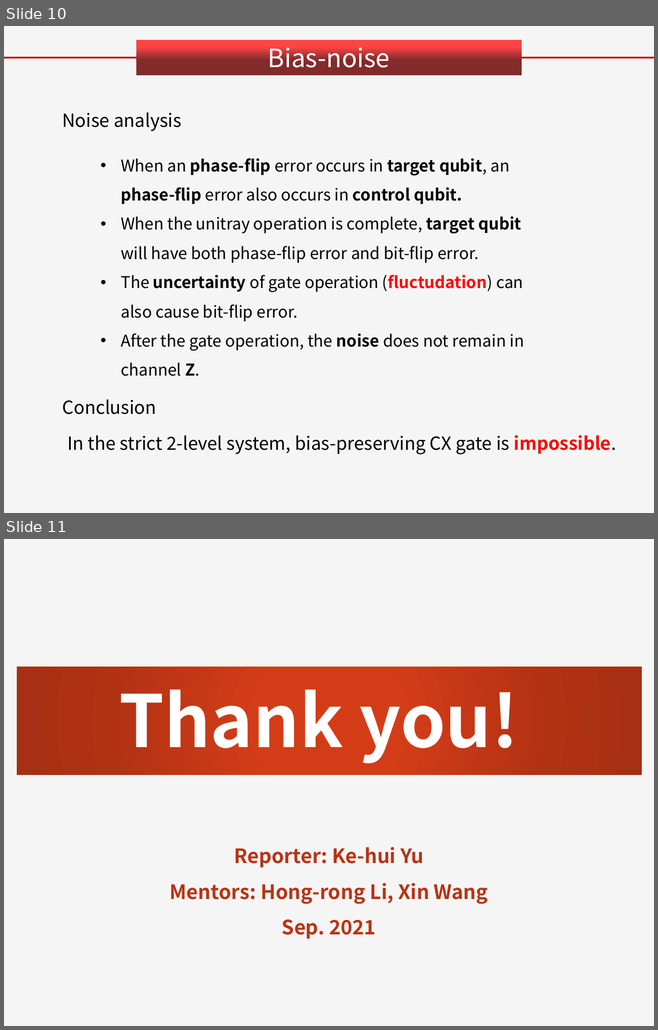
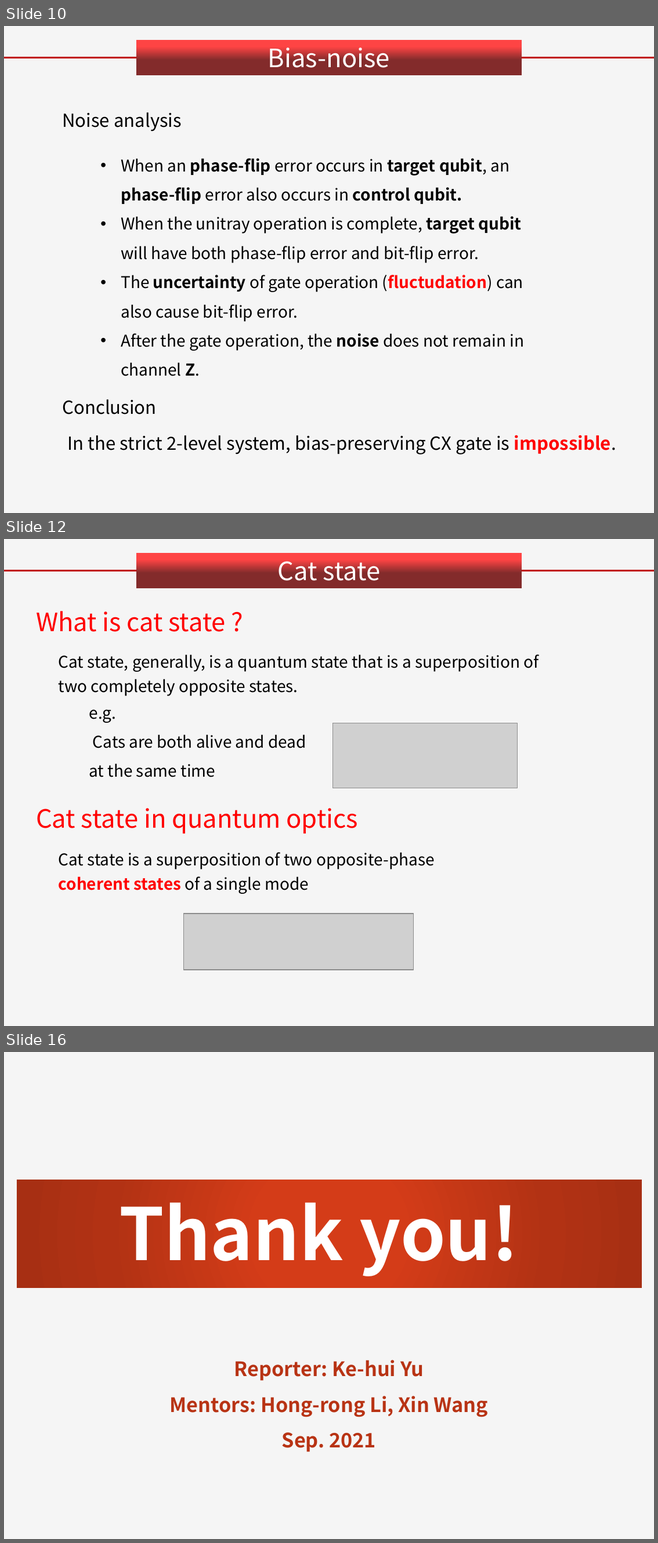
Before and after one commit to mantianxing-tiga/git-demo, a slide deck: cat qubit/Group Meeting/Report_Cat qubit.pptx. Shown one above the other, each under a label of ours: slides 10 and 11 before the commit, slides 10, 12 and 16 after it; the slides between them are not shown. The pictures are 658x1030 and 658x1543 pixels, drawn with LibreOffice and Linux fonts; fonts in the diff are those of the drawing; grey boxes stand for pictures; background and template pictures are left out. Boxes give left, top, right and bottom in pixels: in the first picture for what was removed or moved away, otherwise in the second. Text is boxed around its words. In the diff, an @@ line names an element or a change of style, - is before the commit and + after.

```diff
--- a/cat qubit/Group Meeting/Report_Cat qubit.pptx
+++ b/cat qubit/Group Meeting/Report_Cat qubit.pptx
@@ slide 12 added at box(4, 539, 654, 1026), background #F5F5F5 @@
@@ rectangle added at box(136, 553, 521, 588), fill gradient #FE4444 to #832B2B, 28 pt, text #FFFFFF @@
+Cat state
@@ line added from (4, 571) to (136, 571), #C00000 2 pt @@
@@ line added from (522, 571) to (654, 571), #C00000 2 pt @@
@@ text added at box(36, 611, 226, 632), 28 pt, text #FF0000 @@
+What is cat state ?
@@ text added at box(59, 654, 539, 696), 18 pt, text #000000 @@
+Cat state, generally, is a quantum state that is a superposition of two completely opposite states.
@@ text added at box(89, 710, 306, 777), 18 pt, text #000000 @@
+e.g.
+Cats are both alive and dead at the same time
@@ picture added at box(332, 723, 517, 788) @@
@@ text added at box(36, 808, 358, 834), 28 pt, text #FF0000 @@
+Cat state in quantum optics
@@ text added at box(59, 852, 434, 894), 18 pt, text #000000 @@
+Cat state is a superposition of two opposite-phase coherent states of a single mode
@@ picture added at box(183, 914, 413, 971) @@
@@ what was slide 11 is now slide 16 @@
```
Also in this commit, not shown: 1 slide changed, 4 other slides added, 19 other files.
